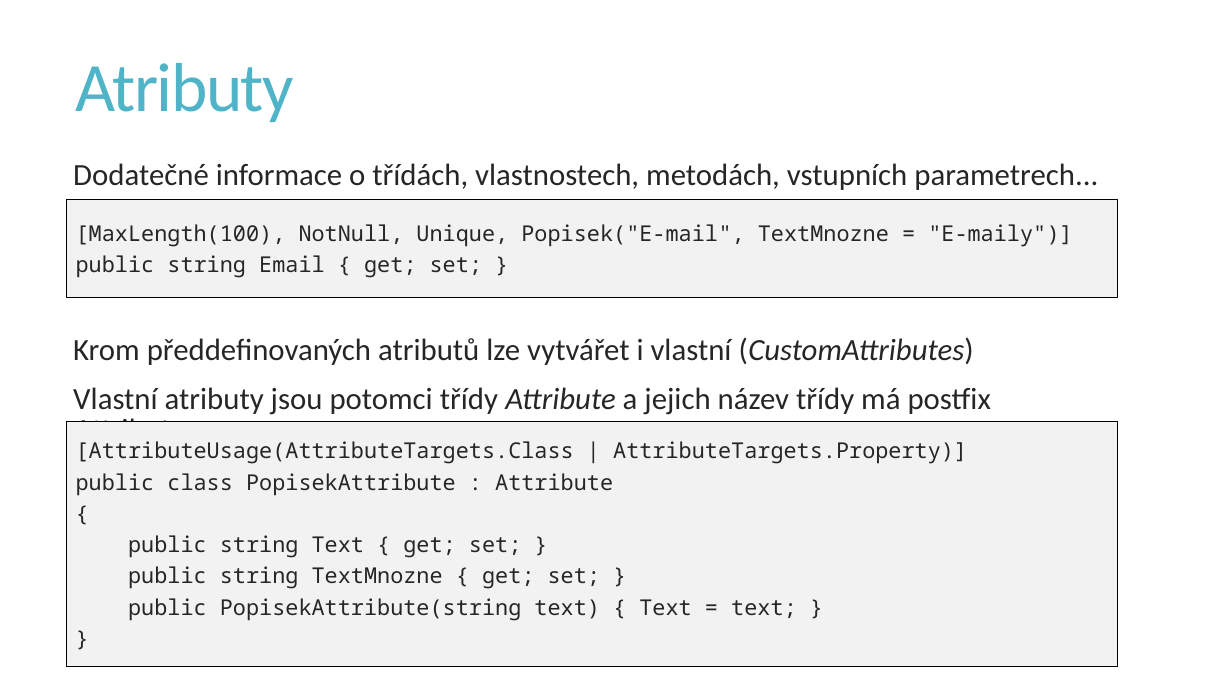
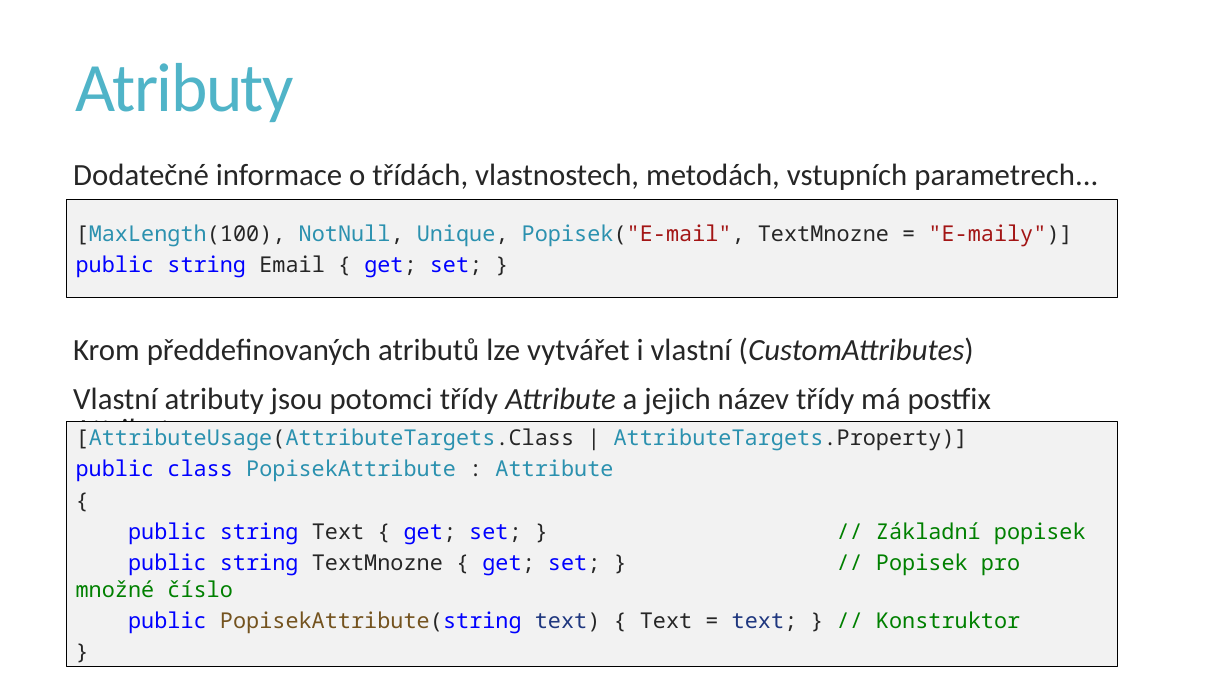
Before and after one commit to PetrVobornik/prednasky, a slide deck: slide 7 of Xamarin.Forms/07-Reflexe/reflexe.ppsx. Drawn at 1232x693 pixels with LibreOffice and Linux fonts; fonts in the diff are those of the drawing. Boxes give left, top, right and bottom in pixels: in the first picture for what was removed or moved away, otherwise in the second. Text is boxed around its words. In the diff, an @@ line names an element or a change of style, - is before the commit and + after.

```diff
--- a/Xamarin.Forms/07-Reflexe/reflexe.ppsx
+++ b/Xamarin.Forms/07-Reflexe/reflexe.ppsx
@@ rectangle "[MaxLength(100), NotNull, Unique, Popisek("E-mail", TextMnoz ..." at box(67, 199, 1117, 298): text colour #262626 to #2B91AF in "[MaxLength(100), NotNull, Unique, Popisek("E-mail","; text colour #262626 to #A31515 in "Popisek("E-mail", "E-maily")]"; text colour #262626 to #0000FF in "public string get; set;" @@
@@ text in rectangle at box(76, 428, 968, 482): text colour #262626 to #2B91AF in "[AttributeUsage(AttributeTargets.Class AttributeTargets.Prop ...", "PopisekAttribute Attribute"; text colour #262626 to #0000FF in "public class" @@
@@ text in rectangle at box(76, 522, 1086, 634): text changed; text colour #262626 to #008000 @@
-public string Text { get; set; }
-public string TextMnozne { get; set; }
-public PopisekAttribute(string text) { Text = text; }
+public string Text { get; set; } // Základní popisek
+public string TextMnozne { get; set; } // Popisek pro množné číslo
+public PopisekAttribute(string text) { Text = text; } // Konstruktor
```
Also in this commit, not shown: 5 other slides changed, 4 other files.
